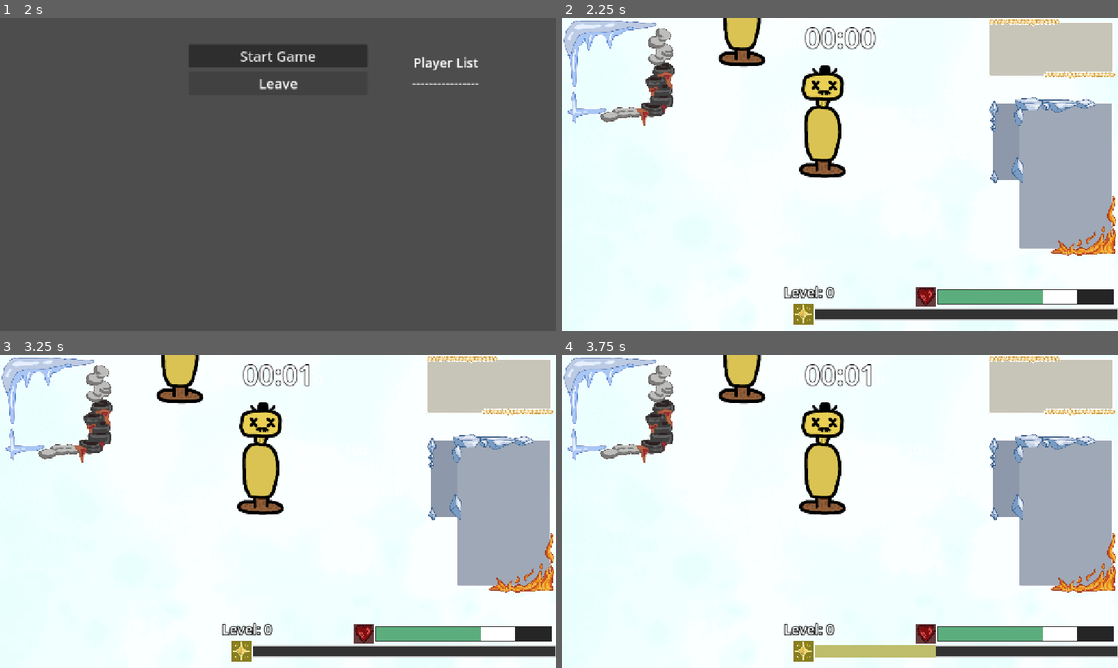
Above: before the commit, frames 1-4 (two rows, left to right).
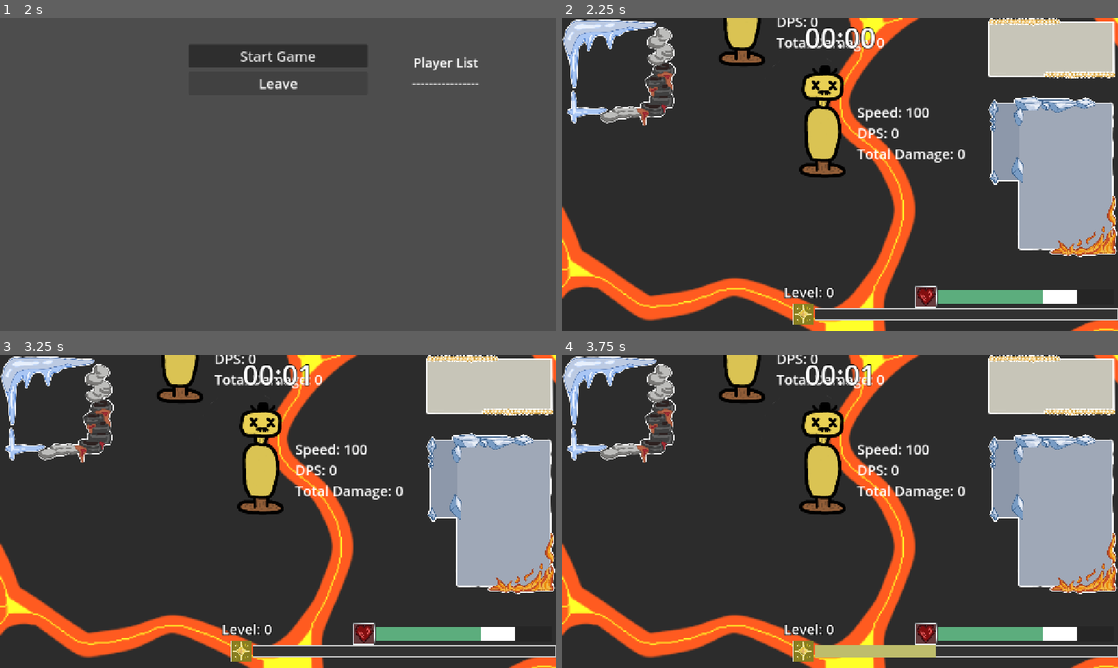
Above: after the commit, the same moments.

Repository: YummyBerry1108/P.A.L
Game: Godot game, scene res://scenes/menu.tscn
Two runs of this game, one before a commit and one after it. Both use one fixed random seed, a clock stepped at 60 frames per second and the inputs below.
Inputs (mouse positions are in pixels of both pictures, inside the frame that each line leads up to):
- Up to frame 1 (2 s): click (278, 174) at 0.52 s; type "Alex" at 0.6 s; click "Client" at 1.25 s
- Up to frame 2 (2.25 s): click "Start Game" at 2 s
- Up to frame 3 (3.25 s): tap Enter at 2.75 s; move the mouse to (400, 495) at 2.77 s; hold D (right) from 2.78 s (still down); hold R (force_game_over) from 2.78 s (still down)
- Up to frame 4 (3.75 s): tap Space (shoot) at 3.5 s; move the mouse to (728, 527) at 3.52 s; release D (right) at 3.53 s; release R (force_game_over) at 3.53 s; hold S (down) from 3.53 s (still down); tap E (get_exp) at 3.6 s

Frame 1 is identical in both runs. In frame 2, 75% of the frame differs, in the area x 0-100%, y 0-100%; in frame 3, 75%; in frame 4, 75%.

Commit message:
new ver for scaled pu and mirrored placing

Diff:
--- a/scenes/main.tscn
+++ b/scenes/main.tscn
@@ -1,131 +1,60 @@
-[gd_scene load_steps=21 format=3 uid="uid://mjpbg0kpp31x"]
+[gd_scene load_steps=20 format=3 uid="uid://mjpbg0kpp31x"]
 
 [ext_resource type="PackedScene" uid="uid://bj866ltlivhuw" path="res://scenes/etc/Dummy.tscn" id="1_0wfyh"]
 [ext_resource type="Script" uid="uid://dsdcddtelx5u8" path="res://scripts/main.gd" id="1_tipki"]
 [ext_resource type="PackedScene" uid="uid://dvcahiono6yix" path="res://scenes/player/player.tscn" id="2_tbgi4"]
 [ext_resource type="PackedScene" uid="uid://huiugp0cfgho" path="res://scenes/ui/ui.tscn" id="3_sugp2"]
 [ext_resource type="PackedScene" uid="uid://b78bhpq31lil4" path="res://scenes/etc/exp_orb.tscn" id="3_tefeu"]
-[ext_resource type="Script" path="res://scripts/enemies/enemy_spawner.gd" id="5_choun"]
+[ext_resource type="Script" uid="uid://dnfxyldutu048" path="res://scripts/enemies/enemy_spawner.gd" id="5_choun"]
 [ext_resource type="Texture2D" uid="uid://xvfpdh45hsst" path="res://imgs/tiles/lava_tiles/lava_1.png" id="5_tefeu"]
 [ext_resource type="Texture2D" uid="uid://bfqtie8bxw43h" path="res://imgs/tiles/lava_tiles/lava_2.png" id="6_tipki"]
 [ext_resource type="Texture2D" uid="uid://y2krys11pqhb" path="res://imgs/tiles/lava_tiles/lava_3.png" id="7_85g3d"]
 [ext_resource type="Script" uid="uid://b50uk5w0c3f86" path="res://scripts/tiles/tile_map_manager.gd" id="7_ya4ey"]
-[ext_resource type="Texture2D" uid="uid://dqmurxh1fnai7" path="res://imgs/tiles/snow_tiles/snow.png" id="8_85g3d"]
-[ext_resource type="Texture2D" uid="uid://cbhv5m324ay4m" path="res://imgs/tiles/snow_tiles/snow(1).png" id="12_eb6dy"]
-[ext_resource type="Texture2D" uid="uid://j2wah525105j" path="res://imgs/tiles/snow_tiles/snow(2)(1).png" id="13_trceg"]
+[ext_resource type="Texture2D" uid="uid://drmvfw6et5v5o" path="res://imgs/tiles/dan_tiles/snow_2.png" id="10_choun"]
+[ext_resource type="Texture2D" uid="uid://bw7le7nhurmcq" path="res://imgs/tiles/dan_tiles/snow.png" id="11_ya4ey"]
 
-[sub_resource type="TileSetAtlasSource" id="TileSetAtlasSource_choun"]
-texture = ExtResource("5_tefeu")
-texture_region_size = Vector2i(1000, 1000)
-0:0/0 = 0
-0:0/0/terrain_set = 0
-
-[sub_resource type="TileSetAtlasSource" id="TileSetAtlasSource_ya4ey"]
+[sub_resource type="TileSetAtlasSource" id="TileSetAtlasSource_eb6dy"]
 texture = ExtResource("6_tipki")
 texture_region_size = Vector2i(1000, 1000)
 0:0/0 = 0
-0:0/0/terrain_set = 0
-
-[sub_resource type="TileSetAtlasSource" id="TileSetAtlasSource_eb6dy"]
-texture = ExtResource("7_85g3d")
-texture_region_size = Vector2i(1000, 1000)
-0:0/0 = 0
-0:0/0/terrain_set = 0
-
-[sub_resource type="TileSetAtlasSource" id="TileSetAtlasSource_trceg"]
-texture = ExtResource("8_85g3d")
-texture_region_size = Vector2i(1000, 1000)
-1:1/0 = 0
-2:1/0 = 0
-3:1/0 = 0
-4:1/0 = 0
-5:1/0 = 0
-6:1/0 = 0
-7:1/0 = 0
-8:1/0 = 0
-8:2/0 = 0
-8:3/0 = 0
-8:4/0 = 0
-8:5/0 = 0
-8:6/0 = 0
-8:7/0 = 0
-8:8/0 = 0
-7:8/0 = 0
-6:8/0 = 0
-5:8/0 = 0
-4:8/0 = 0
-3:8/0 = 0
-2:8/0 = 0
-1:8/0 = 0
-1:7/0 = 0
-1:6/0 = 0
-1:5/0 = 0
-1:4/0 = 0
-1:3/0 = 0
-1:2/0 = 0
-2:2/0 = 0
-3:2/0 = 0
-4:2/0 = 0
-5:2/0 = 0
-7:2/0 = 0
-6:2/0 = 0
-7:3/0 = 0
-6:3/0 = 0
-5:3/0 = 0
-4:3/0 = 0
-3:3/0 = 0
-2:3/0 = 0
-2:4/0 = 0
-3:4/0 = 0
-4:4/0 = 0
-5:4/0 = 0
-6:4/0 = 0
-7:4/0 = 0
-7:5/0 = 0
-6:5/0 = 0
-5:5/0 = 0
-4:5/0 = 0
-3:5/0 = 0
-2:5/0 = 0
-2:6/0 = 0
-3:6/0 = 0
-4:6/0 = 0
-5:6/0 = 0
-6:6/0 = 0
-7:6/0 = 0
-7:7/0 = 0
-6:7/0 = 0
-5:7/0 = 0
-4:7/0 = 0
-3:7/0 = 0
-2:7/0 = 0
-0:0/0 = 0
 
 [sub_resource type="TileSetAtlasSource" id="TileSetAtlasSource_a8y0u"]
-texture = ExtResource("12_eb6dy")
+texture = ExtResource("7_85g3d")
 texture_region_size = Vector2i(1000, 1000)
 0:0/0 = 0
 
 [sub_resource type="TileSetAtlasSource" id="TileSetAtlasSource_jkv2x"]
-texture = ExtResource("13_trceg")
-texture_region_size = Vector2i(4000, 4000)
+texture = ExtResource("5_tefeu")
+texture_region_size = Vector2i(1000, 1000)
+0:0/0 = 0
+
+[sub_resource type="TileSet" id="TileSet_choun"]
+tile_size = Vector2i(1000, 1000)
+sources/1 = SubResource("TileSetAtlasSource_eb6dy")
+sources/2 = SubResource("TileSetAtlasSource_a8y0u")
+sources/3 = SubResource("TileSetAtlasSource_jkv2x")
+
+[sub_resource type="TileSetAtlasSource" id="TileSetAtlasSource_trceg"]
+texture = ExtResource("11_ya4ey")
+texture_region_size = Vector2i(1000, 1000)
+0:0/0 = 0
+
+[sub_resource type="TileSetAtlasSource" id="TileSetAtlasSource_ya4ey"]
+texture = ExtResource("10_choun")
+texture_region_size = Vector2i(1000, 1000)
 0:0/0 = 0
 
 [sub_resource type="TileSet" id="TileSet_tbgi4"]
-tile_size = Vector2i(4000, 4000)
+tile_size = Vector2i(1000, 1000)
 terrain_set_0/mode = 0
-sources/2 = SubResource("TileSetAtlasSource_choun")
-sources/3 = SubResource("TileSetAtlasSource_ya4ey")
-sources/4 = SubResource("TileSetAtlasSource_eb6dy")
-sources/6 = SubResource("TileSetAtlasSource_trceg")
-sources/7 = SubResource("TileSetAtlasSource_a8y0u")
-sources/8 = SubResource("TileSetAtlasSource_jkv2x")
+sources/1 = SubResource("TileSetAtlasSource_trceg")
+sources/2 = SubResource("TileSetAtlasSource_ya4ey")
 
 [node name="Main" type="Node2D" node_paths=PackedStringArray("ui")]
 script = ExtResource("1_tipki")
+ui = NodePath("CanvasLayer/UI")
 player_scene = ExtResource("2_tbgi4")
 exp_orb_scene = ExtResource("3_tefeu")
-ui = NodePath("CanvasLayer/UI")
 
 [node name="Dummy" parent="." instance=ExtResource("1_0wfyh")]
 position = Vector2(418, 5)
@@ -161,7 +90,11 @@
 [node name="UI" parent="CanvasLayer" instance=ExtResource("3_sugp2")]
 
 [node name="TileMapManager" type="Node2D" parent="."]
+scale = Vector2(3, 3)
 script = ExtResource("7_ya4ey")
+
+[node name="Lava" type="TileMapLayer" parent="TileMapManager"]
+tile_set = SubResource("TileSet_choun")
 
 [node name="Snow" type="TileMapLayer" parent="TileMapManager"]
 z_index = 1
--- a/scripts/tiles/tile_map_manager.gd
+++ b/scripts/tiles/tile_map_manager.gd
@@ -1,17 +1,19 @@
 extends Node2D
 
 @onready var snow: TileMapLayer = $Snow
+@onready var lava: TileMapLayer = $Lava
 
 var MAP_SIZE: Vector2 = Vector2(100, 100)
 
 func _ready() -> void:
-	var four_rotations = [
+	var H_flip = [
 		0,
-		TileSetAtlasSource.TRANSFORM_TRANSPOSE | TileSetAtlasSource.TRANSFORM_FLIP_H,
-		TileSetAtlasSource.TRANSFORM_FLIP_H | TileSetAtlasSource.TRANSFORM_FLIP_V,
-		TileSetAtlasSource.TRANSFORM_TRANSPOSE | TileSetAtlasSource.TRANSFORM_FLIP_V
+		TileSetAtlasSource.TRANSFORM_FLIP_H,
 	]
-
+	var V_flip = [
+		0,
+		TileSetAtlasSource.TRANSFORM_FLIP_V,
+	]
 	for y in range(-MAP_SIZE.y/2, MAP_SIZE.y/2):
 		for x in range(-MAP_SIZE.x/2, MAP_SIZE.x/2):
-			snow.set_cell(Vector2(x, y), 8, Vector2(0, 0), four_rotations[randi_range(0, 0)])
+			lava.set_cell(Vector2(x, y), 3, Vector2(0, 0), V_flip[((y%2)+2)%2] | H_flip[((x%2)+2)%2])
Binary file added: imgs/tiles/dan_tiles/snow.png
Not shown, added: imgs/tiles/dan_tiles/snow.png.import
Binary file added: imgs/tiles/dan_tiles/snow_2.png
Not shown, added: imgs/tiles/dan_tiles/snow_2.png.import
